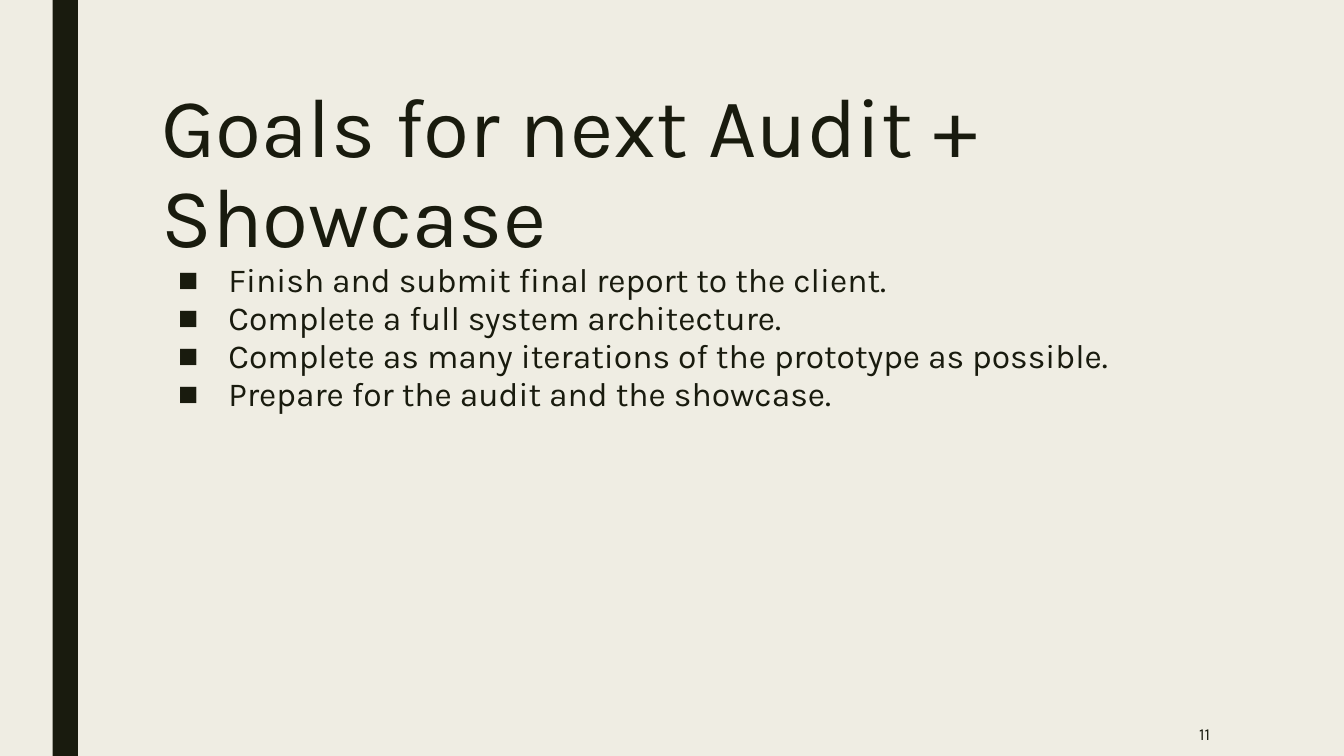
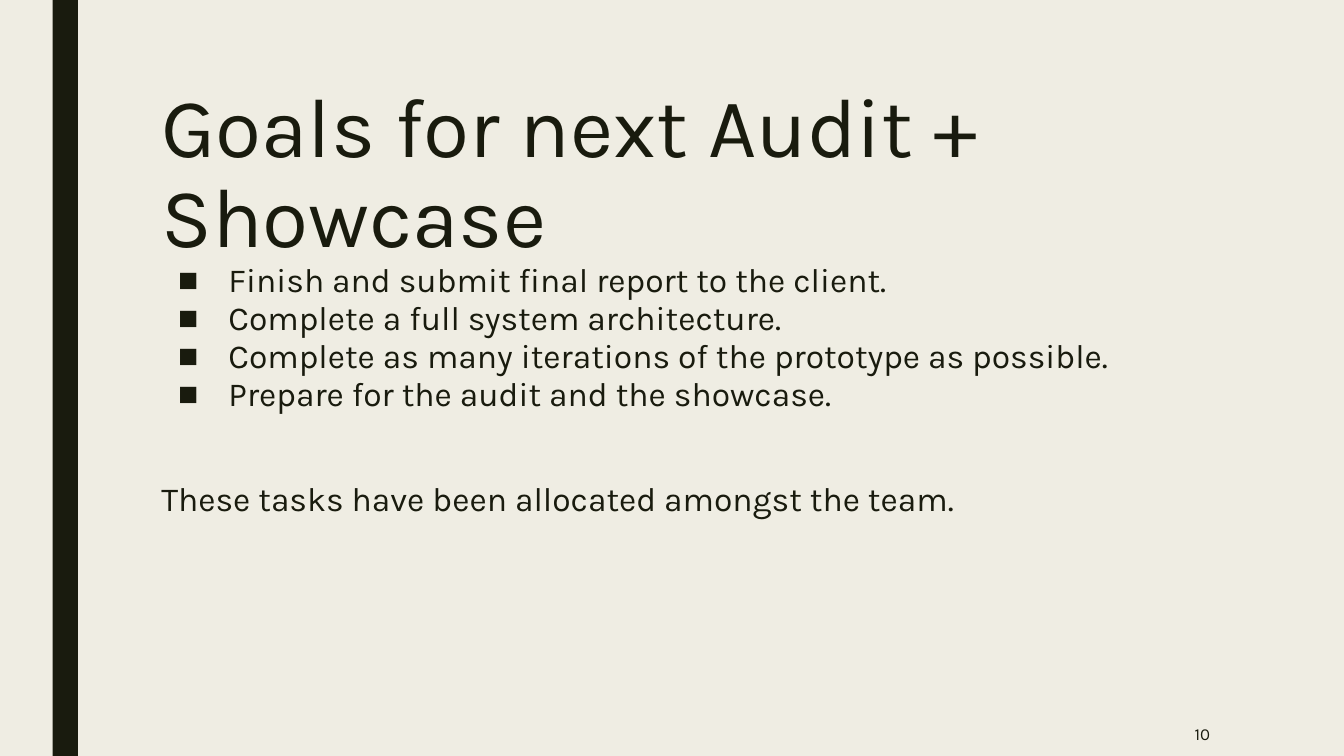
Before and after one commit to woojin444/EAssetTracking, a slide deck: slide 10 of GoogleDrive/Audits/Audit 2/Audit 2.pptx (slide 11 before the commit). Drawn at 1344x756 pixels with LibreOffice and Linux fonts; fonts in the diff are those of the drawing. Boxes give left, top, right and bottom in pixels: in the first picture for what was removed or moved away, otherwise in the second. Text is boxed around its words. In the diff, an @@ line names an element or a change of style, - is before the commit and + after.

```diff
--- a/GoogleDrive/Audits/Audit 2/Audit 2.pptx
+++ b/GoogleDrive/Audits/Audit 2/Audit 2.pptx
@@ text at (161, 488, 954, 520): paragraph added @@
+These tasks have been allocated amongst the team.
@@ page number at (1195, 729, 1210, 740): text changed @@
-11
+10
```
Also in this commit, not shown: 8 other slides changed, 1 slide removed, 43 other files.
